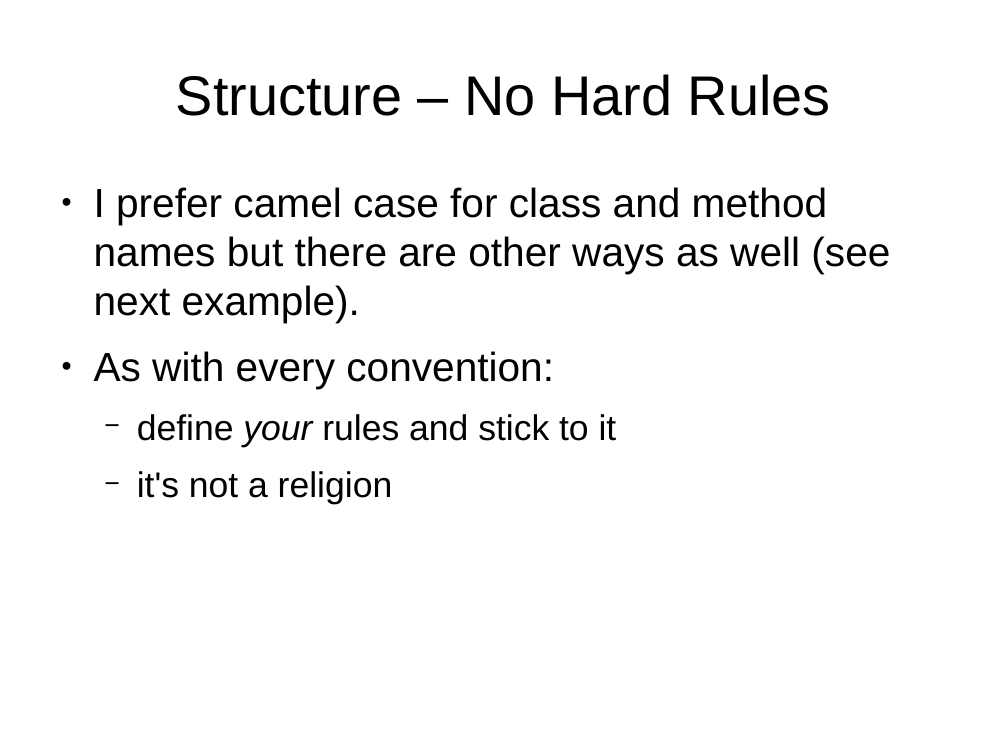
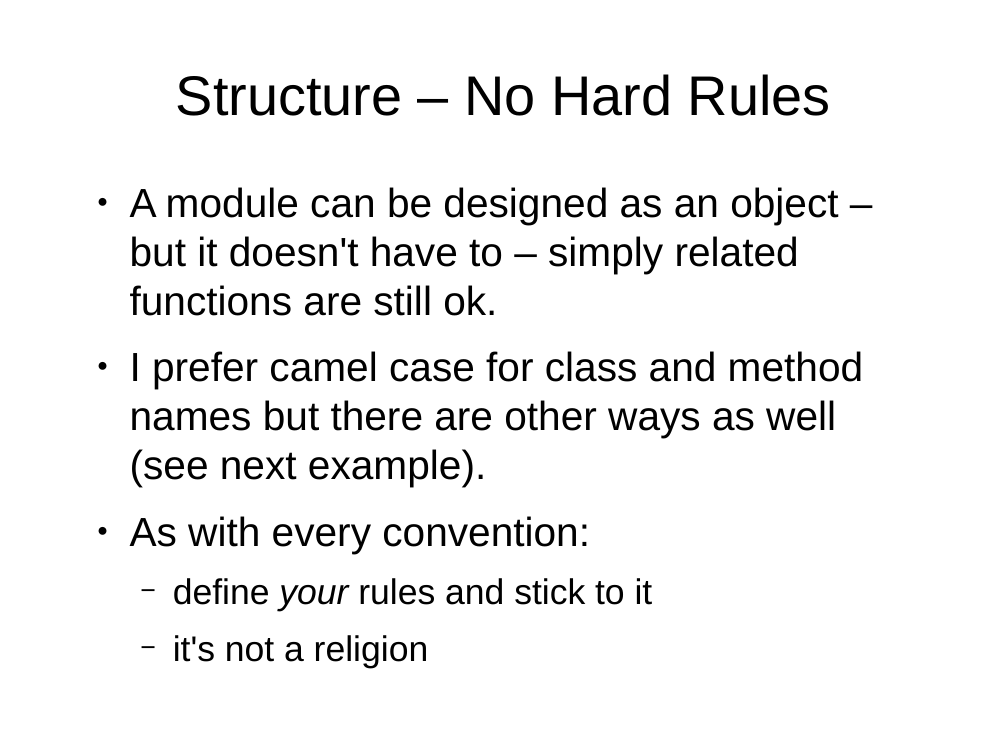
Before and after one commit to samba2/modern_c, a slide deck: slide 20 of modern_c.odp (slide 18 before the commit). Drawn at 1008x756 pixels with LibreOffice and Linux fonts; fonts in the diff are those of the drawing. Boxes give left, top, right and bottom in pixels: in the first picture for what was removed or moved away, otherwise in the second. Text is boxed around its words. In the diff, an @@ line names an element or a change of style, - is before the commit and + after.

```diff
--- a/modern_c.odp
+++ b/modern_c.odp
@@ text "A module can be designed ...": place and size @@
-text "A module can be designed ..." at [94,187,890,504]
+text "A module can be designed ..." at [130,187,863,611]
@@ text at [130,187,838,316]: paragraph added @@
+● A module can be designed as an object – but it doesn't have to – simply related functions are still ok.
```
Also in this commit, not shown: 28 other slides changed, 11 slides added, 7 slides removed.
